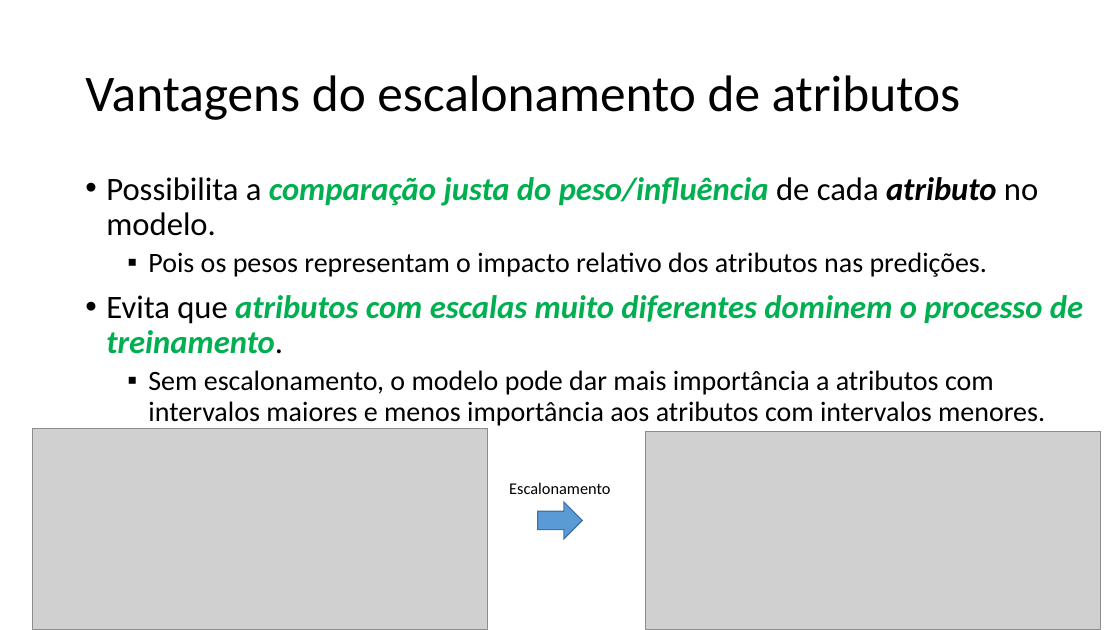
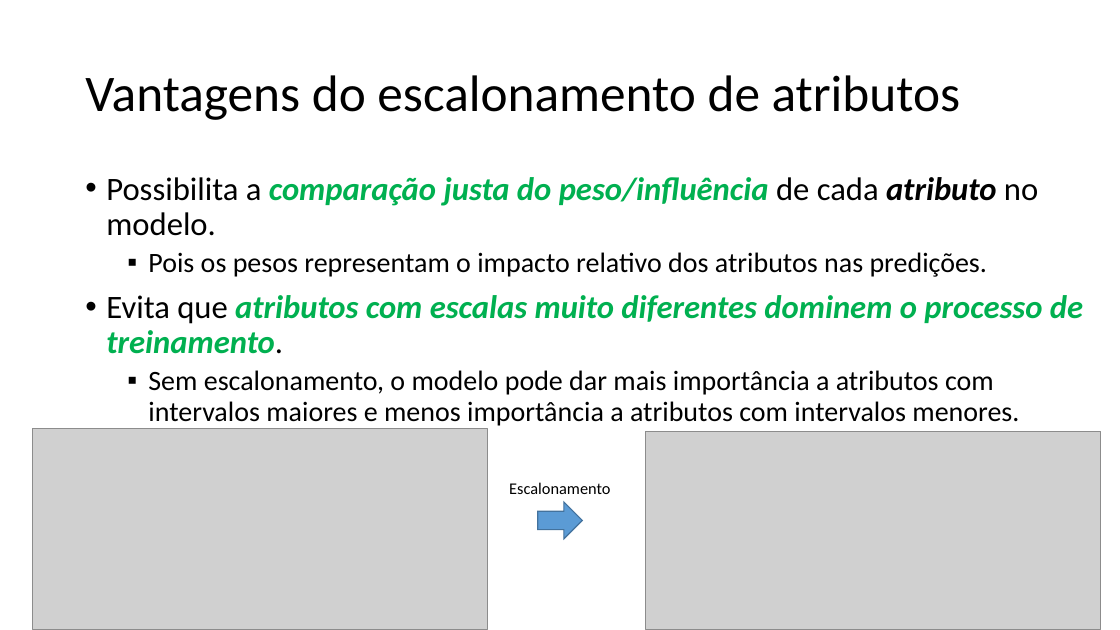
Before and after one commit to zz4fap/t319_aprendizado_de_maquina, a slide deck: slide 12 of slides/T319_Regressão_Linear (Parte IV).pptx. Drawn at 1120x630 pixels with LibreOffice and Linux fonts; fonts in the diff are those of the drawing; grey boxes stand for pictures. Boxes give left, top, right and bottom in pixels: in the first picture for what was removed or moved away, otherwise in the second. Text is boxed around its words. In the diff, an @@ line names an element or a change of style, - is before the commit and + after.

```diff
--- a/slides/T319_Regressão_Linear (Parte IV).pptx
+++ b/slides/T319_Regressão_Linear (Parte IV).pptx
@@ text at [148, 370, 1019, 426]: text changed @@
-  ▪ Sem escalonamento, o modelo pode dar mais importância a atributos com intervalos maiores e menos importância aos atributos com intervalos menores.
+  ▪ Sem escalonamento, o modelo pode dar mais importância a atributos com intervalos maiores e menos importância a atributos com intervalos menores.
```
Also in this commit, not shown: 3 other slides changed, 2 other files.
